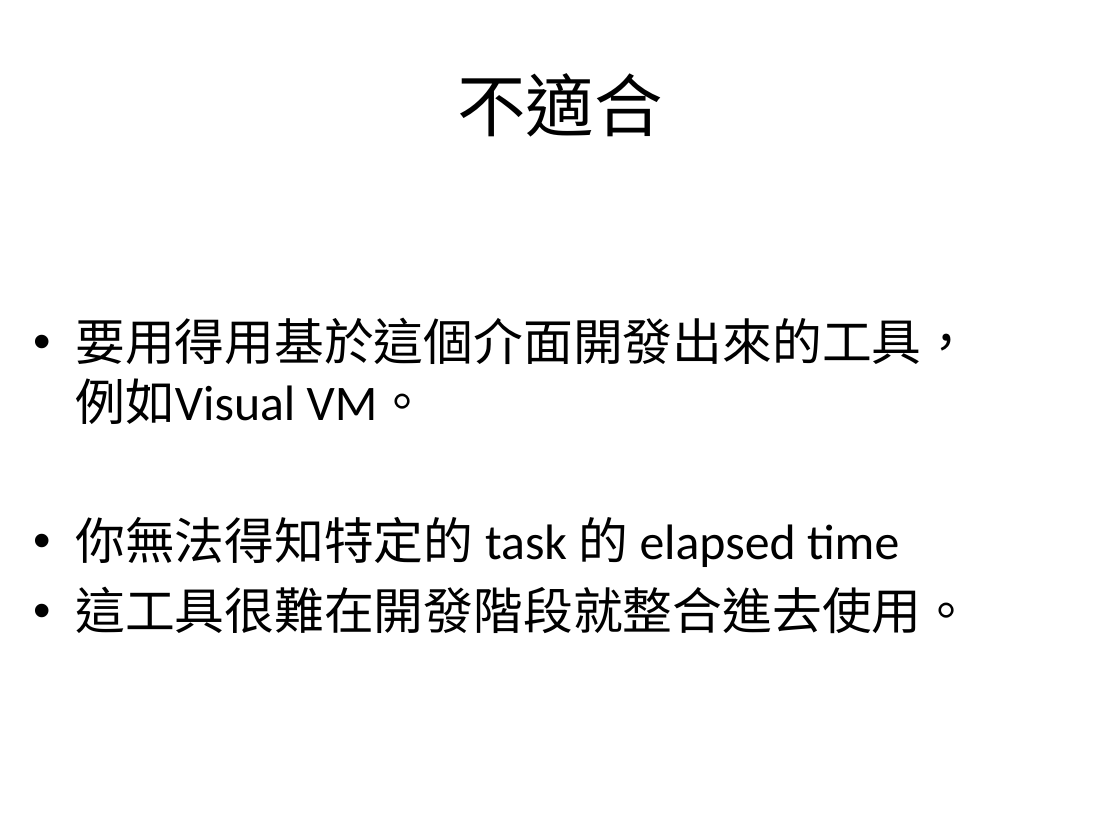
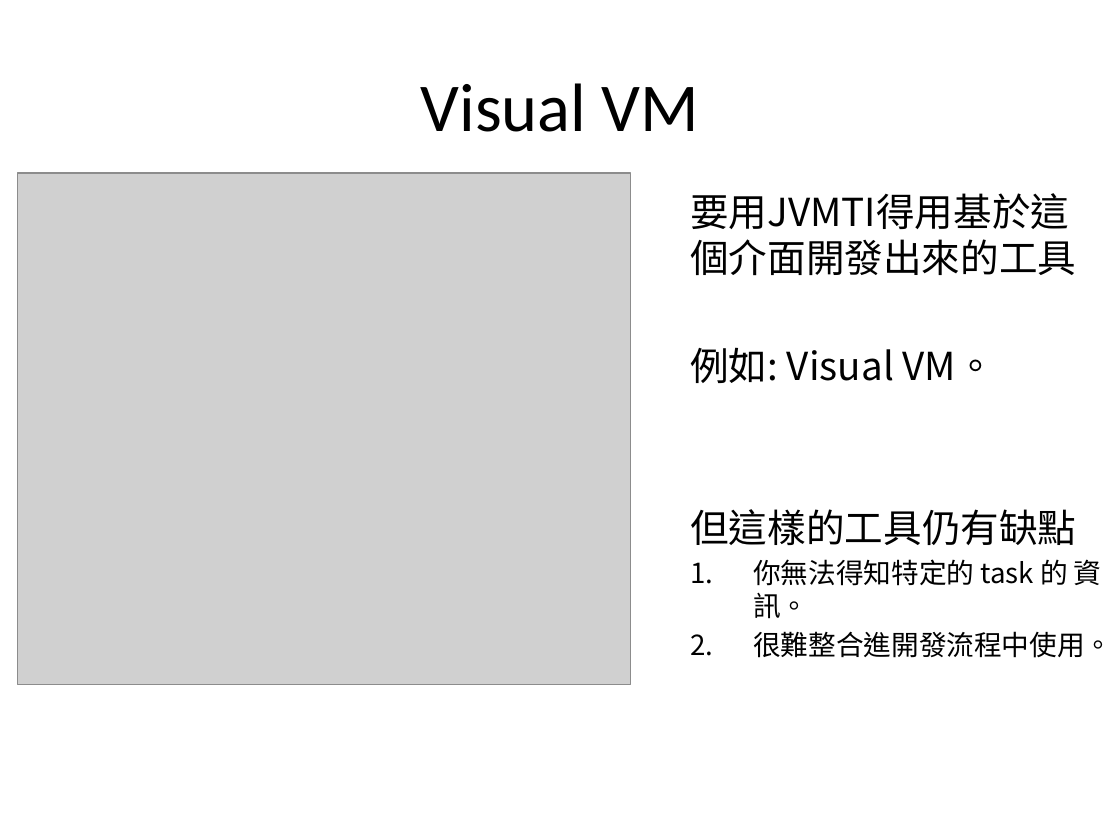
Before and after one commit to zanyking/java_two, a slide deck: slide 28 of 2013/Active Application Monitoring.pptx (slide 26 before the commit). Drawn at 1120x840 pixels with LibreOffice and Linux fonts; fonts in the diff are those of the drawing; grey boxes stand for pictures; background and template pictures are left out. Boxes give left, top, right and bottom in pixels: in the first picture for what was removed or moved away, otherwise in the second. Text is boxed around its words. In the diff, an @@ line names an element or a change of style, - is before the commit and + after.

```diff
--- a/2013/Active Application Monitoring.pptx
+++ b/2013/Active Application Monitoring.pptx
@@ title at <box>421,83,699,132</box>: text changed @@
-不適合
+Visual VM
@@ picture added at <box>18,174,631,685</box> @@
@@ text at <box>690,193,1112,658</box>: text changed; size 32 to 24.8 pt; font Calibri to Noto Sans CJK SC @@
-• 要用得用基於這個介面開發出來的工具，例如Visual VM。
-• 你無法得知特定的 task 的 elapsed time
-• 這工具很難在開發階段就整合進去使用。
+要用JVMTI得用基於這個介面開發出來的工具
+例如: Visual VM。
+但這樣的工具仍有缺點
+1. 你無法得知特定的 task 的 資訊。
+2. 很難整合進開發流程中使用。
```
Also in this commit, not shown: 23 other slides changed, 11 slides added, 10 other files.
